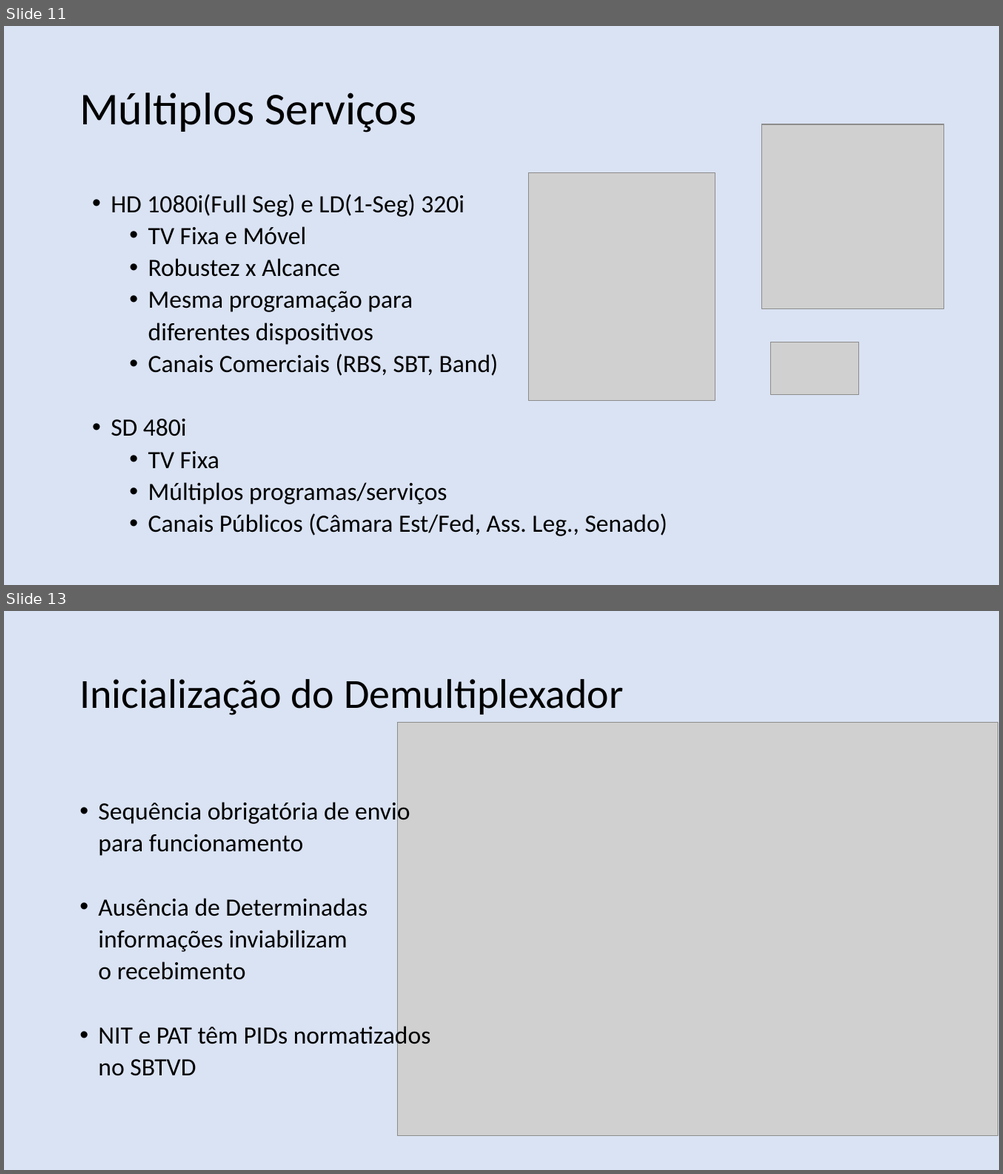
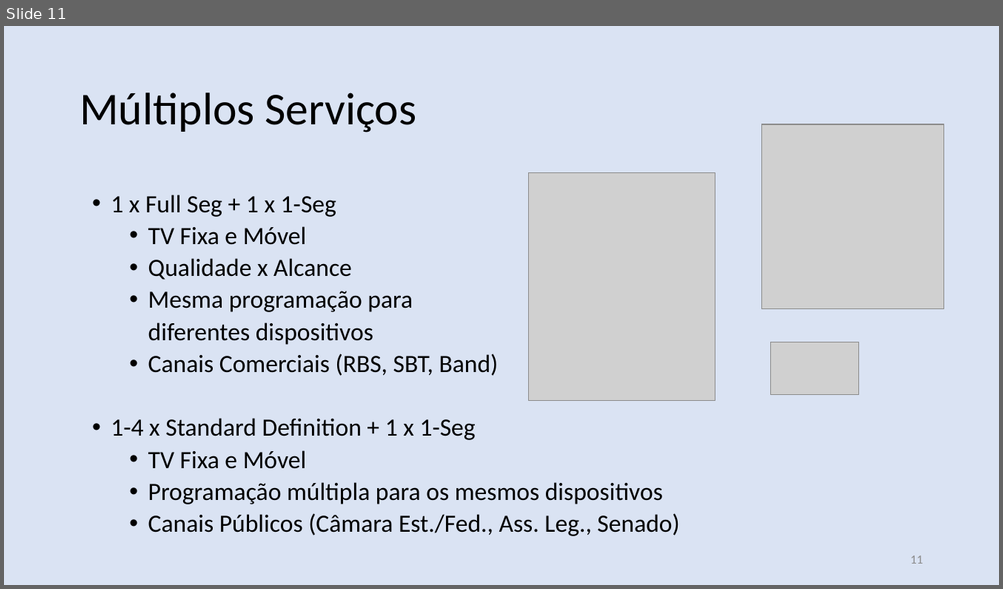
Before and after one commit to nasall2/TCC, a slide deck: relatorio/abntex2-modelos-1.9.2/figuras/apresentacao.pptx. Shown one above the other, each under a label of ours: slides 11 and 13 before the commit, slide 11 after it; the slides between them are not shown. The pictures are 1003x1174 and 1003x589 pixels, drawn with LibreOffice and Linux fonts; fonts in the diff are those of the drawing; grey boxes stand for pictures. Boxes give left, top, right and bottom in pixels: in the first picture for what was removed or moved away, otherwise in the second. Text is boxed around its words. In the diff, an @@ line names an element or a change of style, - is before the commit and + after.

```diff
--- a/relatorio/abntex2-modelos-1.9.2/figuras/apresentacao.pptx
+++ b/relatorio/abntex2-modelos-1.9.2/figuras/apresentacao.pptx
@@ slide 13 removed at (x1=4, y1=611, x2=999, y2=1170), background #DAE3F3 @@
@@ text removed at (x1=79, y1=679, x2=623, y2=715) @@
-Inicialização do Demultiplexador
@@ picture removed at (x1=397, y1=723, x2=998, y2=1136) @@
@@ text removed at (x1=98, y1=800, x2=431, y2=1076) @@
-• Sequência obrigatória de envio
-para funcionamento
-• Ausência de Determinadas
-informações inviabilizam
-o recebimento
-• NIT e PAT têm PIDs normatizados
-no SBTVD
@@ slide 11 changed as well @@
@@ text at (x1=111, y1=195, x2=336, y2=217): text changed @@
-• HD 1080i(Full Seg) e LD(1-Seg) 320i
+• 1 x Full Seg + 1 x 1-Seg
@@ text at (x1=148, y1=258, x2=352, y2=280): text changed @@
-  • Robustez x Alcance
+  • Qualidade x Alcance
@@ text at (x1=111, y1=418, x2=679, y2=537): text changed @@
-• SD 480i
-  • TV Fixa
-  • Múltiplos programas/serviços
-  • Canais Públicos (Câmara Est/Fed, Ass. Leg., Senado)
+• 1-4 x Standard Definition + 1 x 1-Seg
+  • TV Fixa e Móvel
+  • Programação múltipla para os mesmos dispositivos
+  • Canais Públicos (Câmara Est./Fed., Ass. Leg., Senado)
@@ page number added at (x1=910, y1=556, x2=922, y2=564), 12 pt, text #8C8C8C @@
+11
```
Also in this commit, not shown: 18 other slides changed, 4 slides added, 2 other slides removed.
